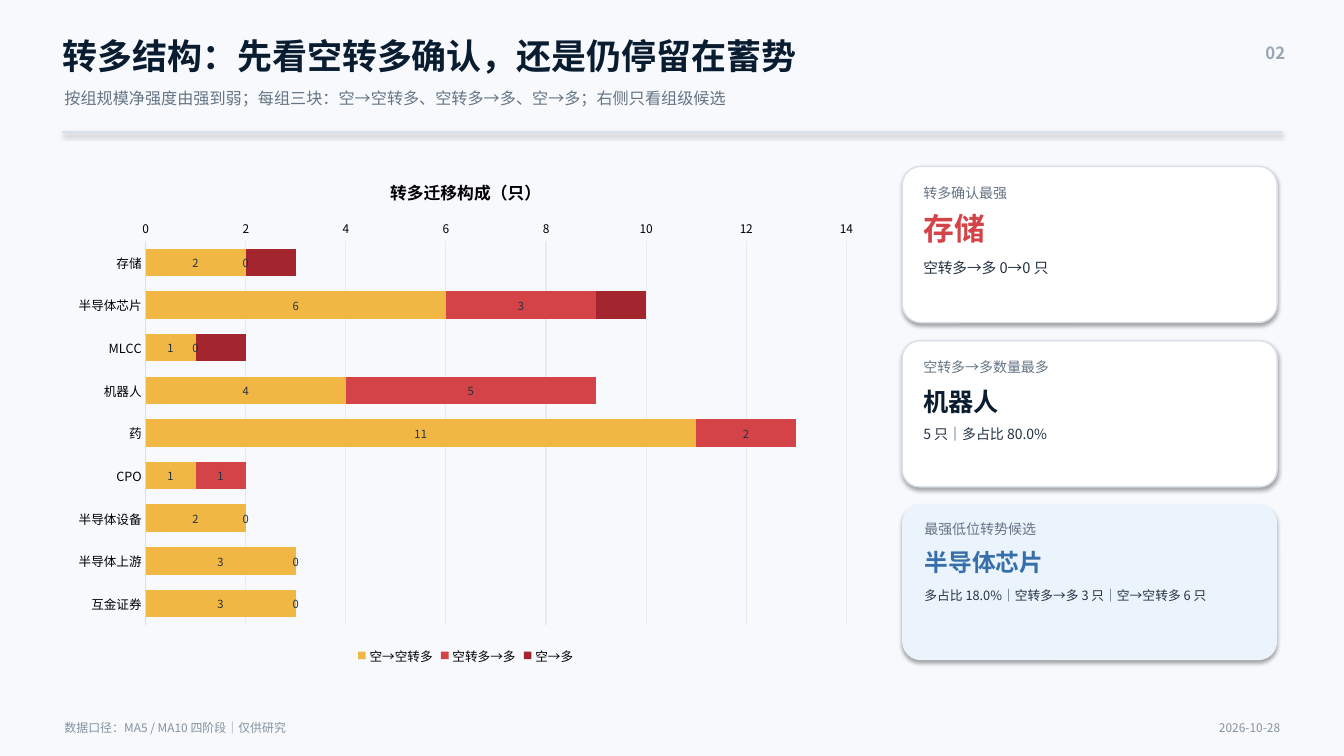
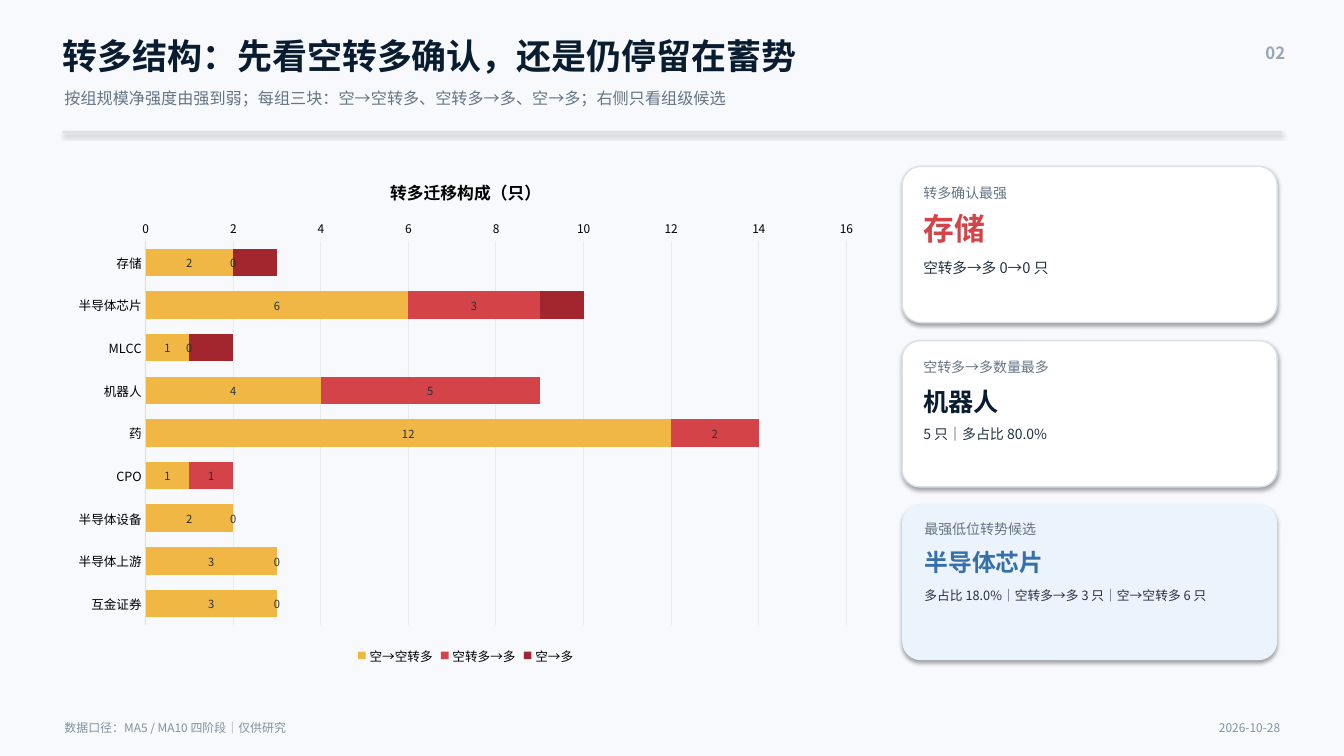
Before and after one commit to nancybhc/a-share-blast-lab, a slide deck: slide 2 of assets/多空阶段简报_2026-10-28.pptx. Drawn at 1344x756 pixels with LibreOffice and Linux fonts; fonts in the diff are those of the drawing. Boxes give left, top, right and bottom in pixels: in the first picture for what was removed or moved away, otherwise in the second. Text is boxed around its words. In the diff, an @@ line names an element or a change of style, - is before the commit and + after.

```diff
--- a/assets/多空阶段简报_2026-10-28.pptx
+++ b/assets/多空阶段简报_2026-10-28.pptx
@@ bar stacked chart at bbox=[63, 159, 869, 668] @@
@@ 空→空转多, 药: 11 to 12 @@
```
Also in this commit, not shown: 3 other slides changed, 7 other files.
